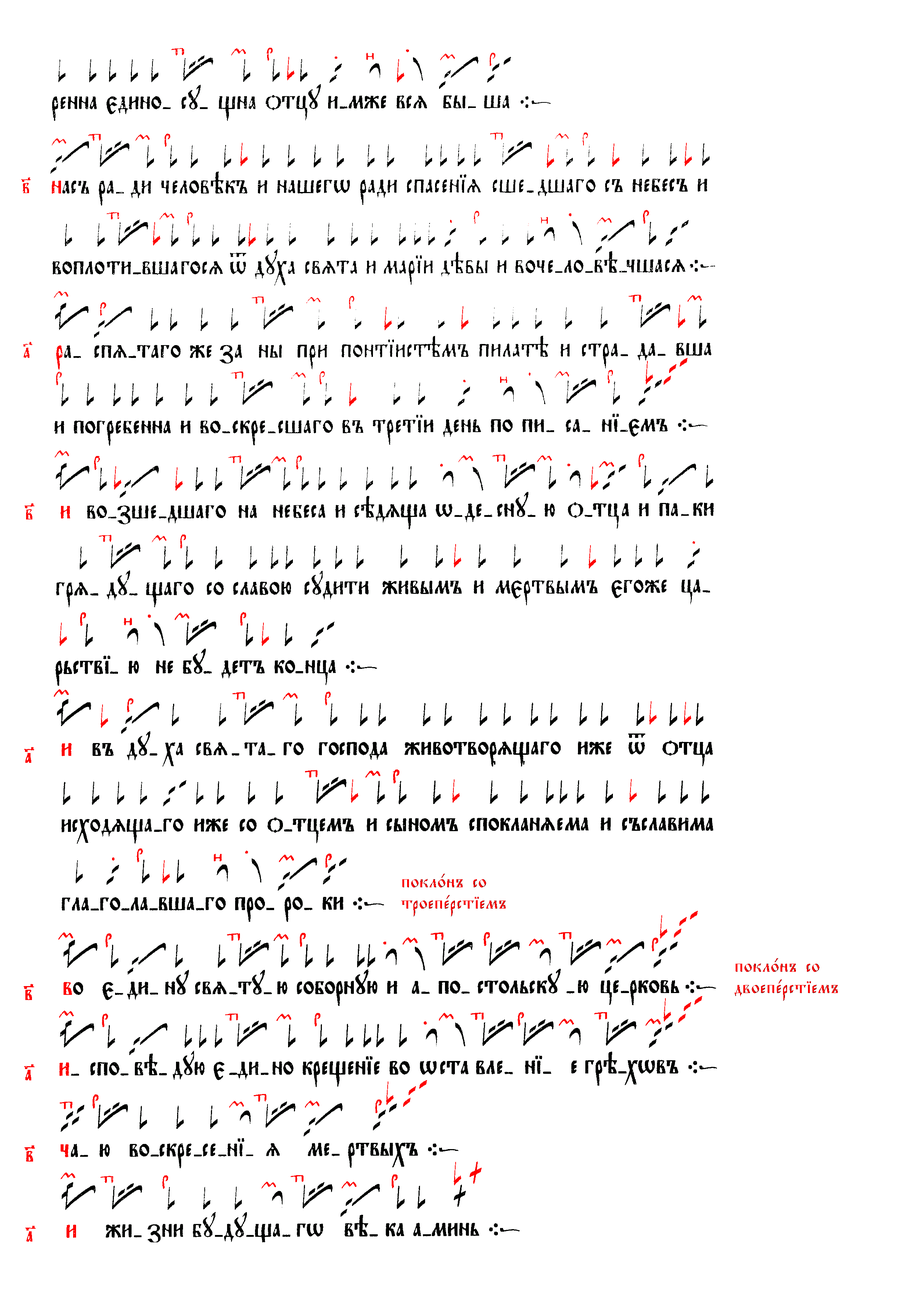
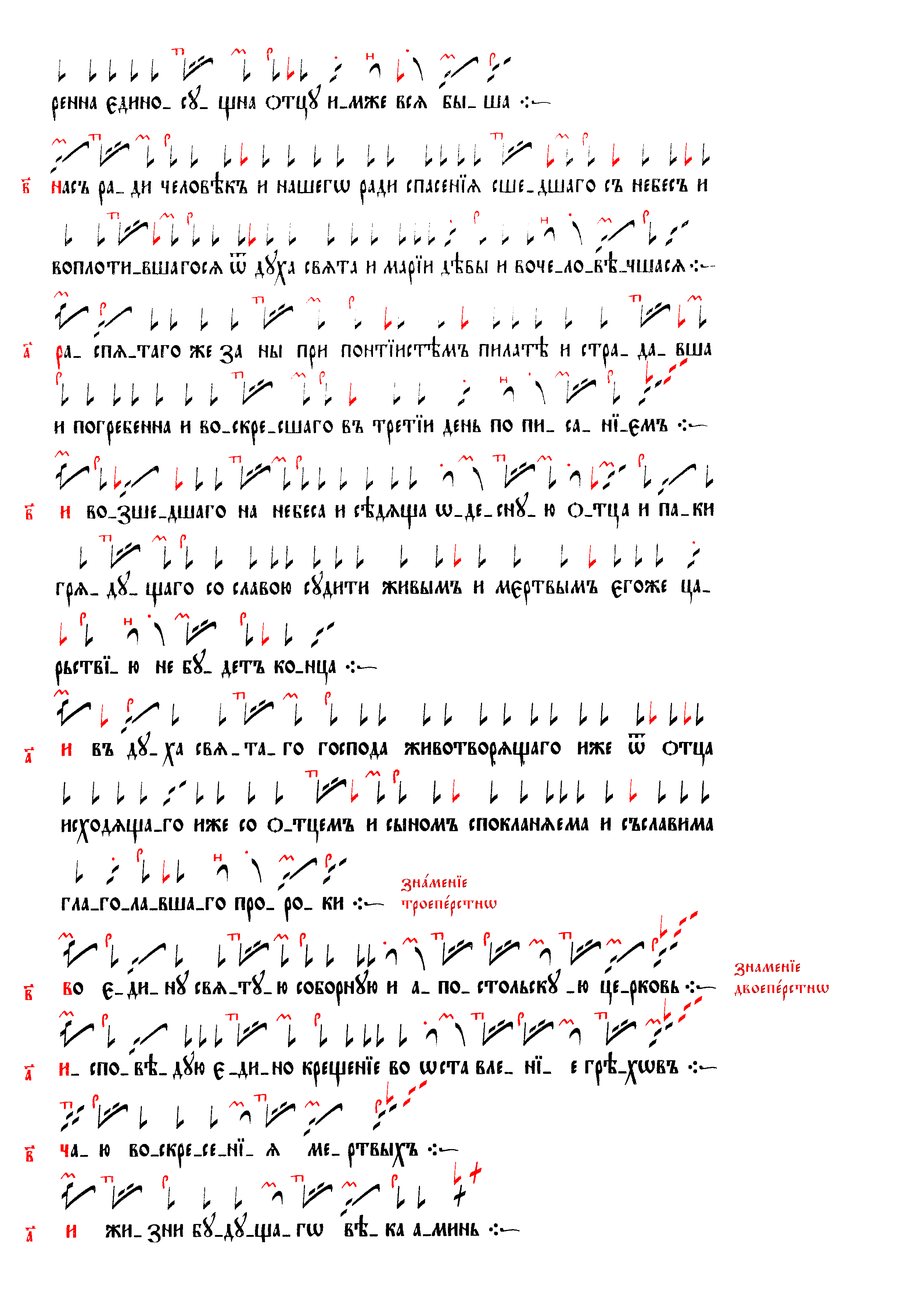
Layered file, before and after one edit (923x1304). Changes by layer:
renamed "покл0нъ со ..." to "знаменіе ...", painted on it over [734, 958, 838, 994]
renamed "покл0нъ со ... #1" to "знaменіе ...", painted on it over [401, 874, 506, 909]
